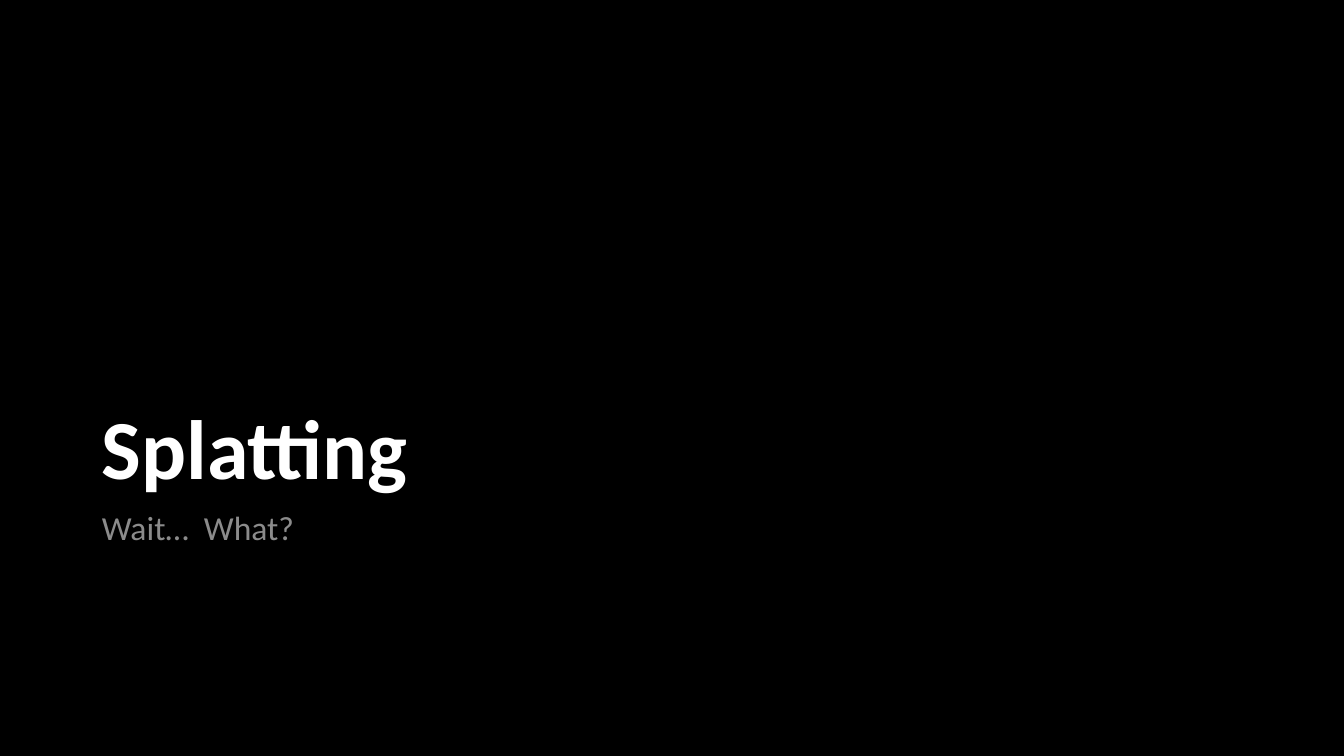
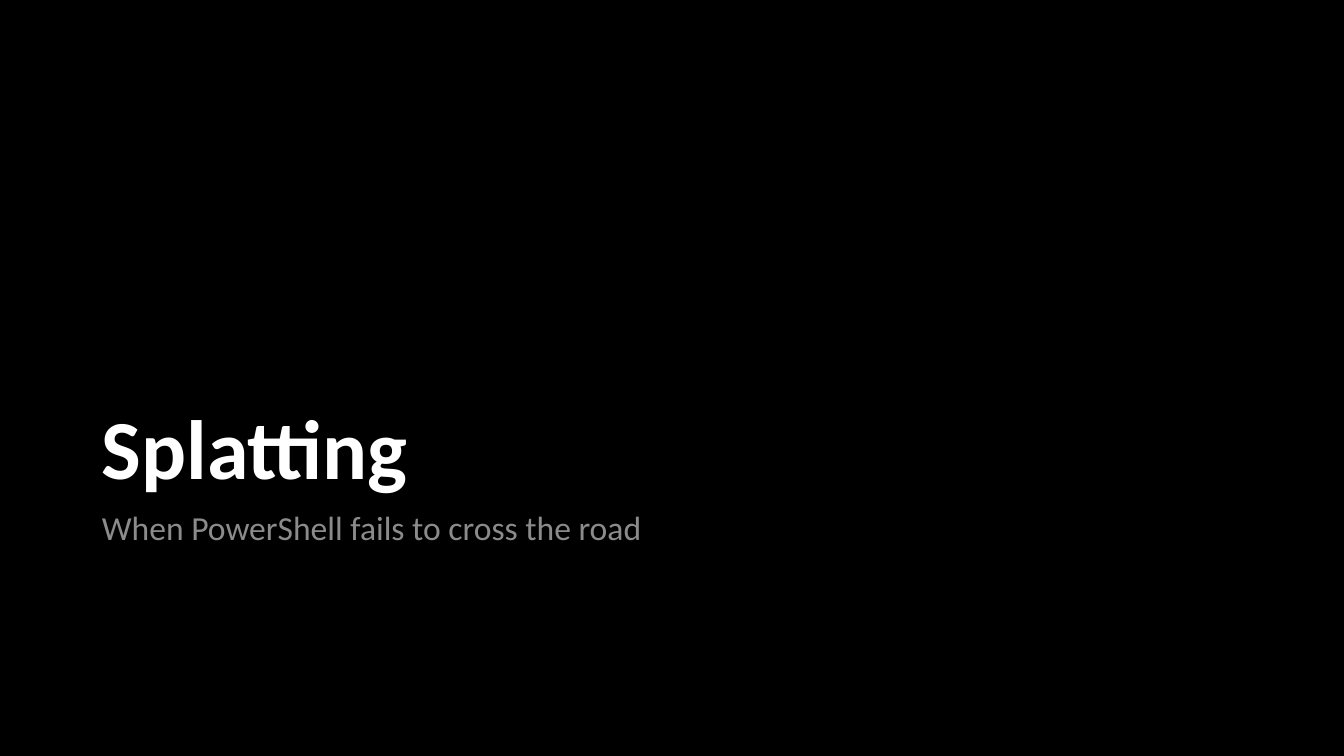
Before and after one commit to jpscripter/MMSMoA23, a slide deck: slide 15 of PowerShell, PowerFull/PowerShell, PowerFull.pptx (slide 10 before the commit). Drawn at 1344x756 pixels with LibreOffice and Linux fonts; fonts in the diff are those of the drawing; background and template pictures are left out. Boxes give left, top, right and bottom in pixels: in the first picture for what was removed or moved away, otherwise in the second. Text is boxed around its words. In the diff, an @@ line names an element or a change of style, - is before the commit and + after.

```diff
--- a/PowerShell, PowerFull/PowerShell, PowerFull.pptx
+++ b/PowerShell, PowerFull/PowerShell, PowerFull.pptx
@@ text at box(102, 516, 642, 540): text changed @@
-Wait… What?
+When PowerShell fails to cross the road
```
Also in this commit, not shown: 7 other slides changed, 17 slides added, 2 slides removed, 16 other files.
